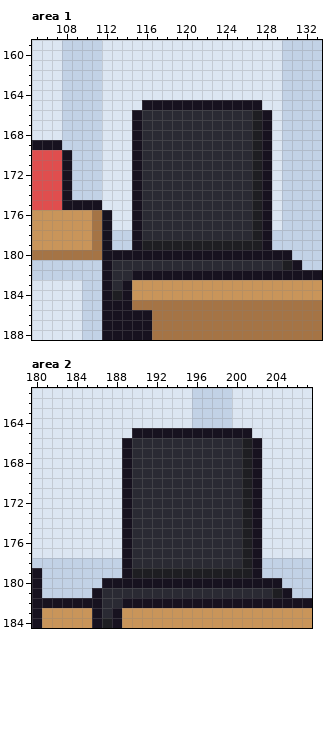
Two states of a pixel-art file, office/site_realty_b.aseprite. Above: the version before the commit.
320x320 pixels, 1 frame. Colours within 5 levels of each other are drawn and written as one. Shown: area 1: x 105..133, y 159..188; area 2: x 180..207, y 161..184.
The result:
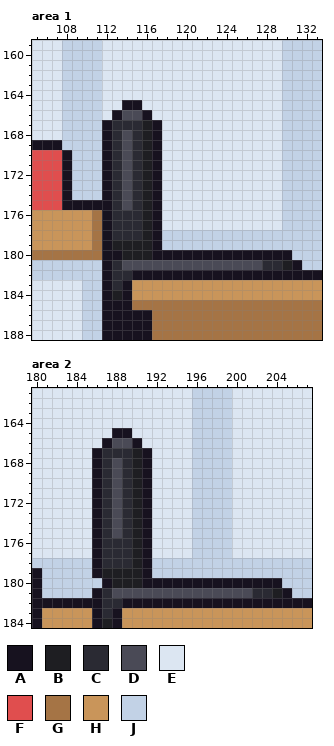
Palette (. is transparent): A #17121f  B #1e1e22  C #2a2a33  D #4a4a56  E #dce6f2  F #e04e4e  G #a57445  H #c9955a  J #c2d2e6
Changes in this commit:
Changed rows in their new state; - is an unchanged pixel.
Area 1, layer "Chair1":
first column x 112:
165 --AAEEEEEEEEEEEE-
166 -ADDAEEEEEEEEEEEE
167 ACCCBAEEEEEEEEEEE
168 ACDCBAEEEEEEEEEEE
169 ACDCBAEEEEEEEEEEE
170 ACDCBAEEEEEEEEEEE
171 ACDCBAEEEEEEEEEEE
172 ACDCBAEEEEEEEEEEE
173 ACDCBAEEEEEEEEEEE
174 ACDCBAEEEEEEEEEEE
175 ACDCBAEEEEEEEEEEE
176 -CCCBAEEEEEEEEEEE
177 -CCCBAEEEEEEEEEEE
178 -CCCBAJJJJJJJJJJJ
179 -BBB-AJJJJJJJJJJJ
180 --BBB------------
181 --DDDDDDDDDDDDDD-
Area 2, layer "Chair2":
first column x 186:
165 --AAEEEEEEJJJJEE-
166 -ADDAEEEEEJJJJEEE
167 ACCCBAEEEEJJJJEEE
168 ACDCBAEEEEJJJJEEE
169 ACDCBAEEEEJJJJEEE
170 ACDCBAEEEEJJJJEEE
171 ACDCBAEEEEJJJJEEE
172 ACDCBAEEEEJJJJEEE
173 ACDCBAEEEEJJJJEEE
174 ACDCBAEEEEJJJJEEE
175 ACDCBAEEEEJJJJEEE
176 ACCCBAEEEEJJJJEEE
177 ACCCBAEEEEJJJJEEE
178 ACCCBAJJJJJJJJJJJ
179 ABBB-AJJJJJJJJJJJ
180 --BBB------------
181 --DDDDDDDDDDDDDD-
